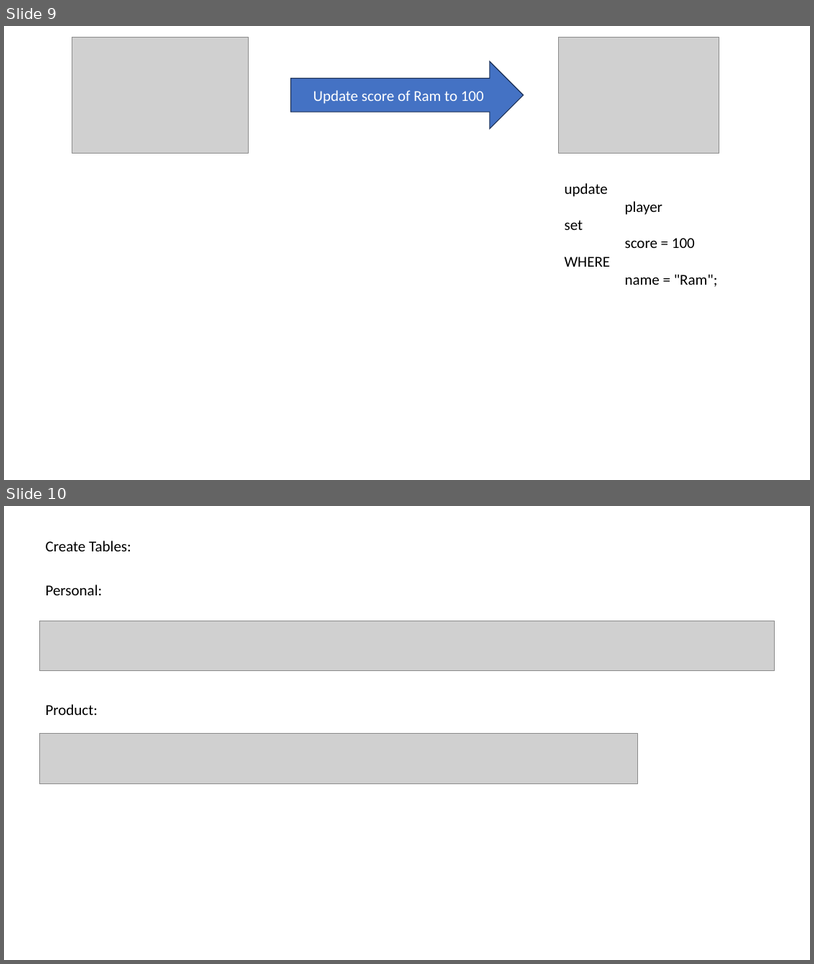
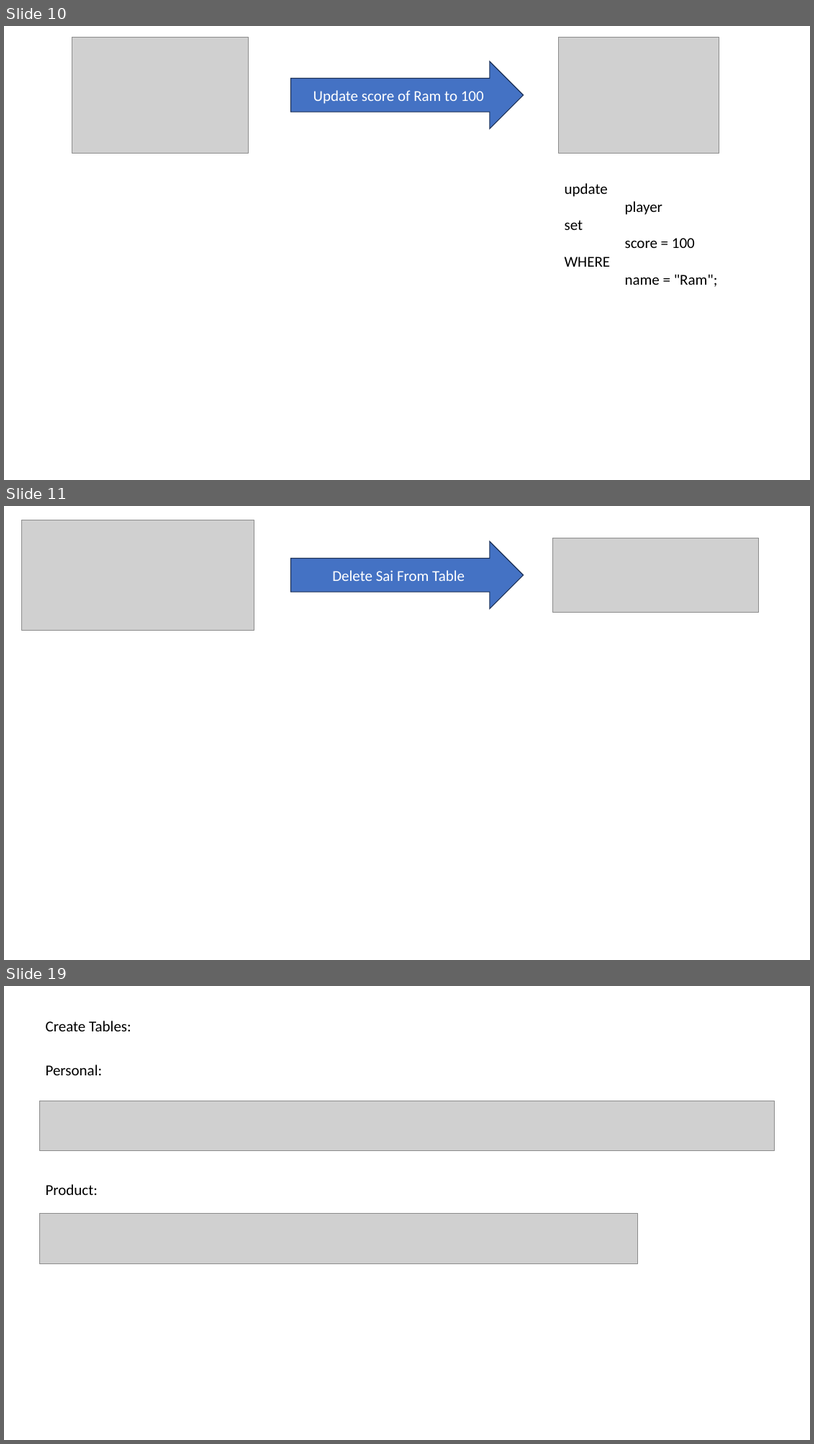
Before and after one commit to venkatyashwanth/mysql_notes, a slide deck: SQL.pptx. Shown one above the other, each under a label of ours: slides 9 and 10 before the commit, slides 10, 11 and 19 after it; the slides between them are not shown. The pictures are 814x964 and 814x1444 pixels, drawn with LibreOffice and Linux fonts; fonts in the diff are those of the drawing; grey boxes stand for pictures. Boxes give left, top, right and bottom in pixels: in the first picture for what was removed or moved away, otherwise in the second. Text is boxed around its words. In the diff, an @@ line names an element or a change of style, - is before the commit and + after.

```diff
--- a/SQL.pptx
+++ b/SQL.pptx
@@ slide 11 added at (4,506,810,960), background #FFFFFF @@
@@ picture added at (21,520,255,630) @@
@@ right arrow added at (291,541,524,608), fill #4472C4, outline #1E3256 1 pt, 18 pt, text #FFFFFF @@
+Delete Sai From Table
@@ picture added at (553,538,759,613) @@
@@ what was slide 9 is now slide 10 @@
@@ what was slide 10 is now slide 19 @@
```
Also in this commit, not shown: 1 slide changed, 8 other slides added, 1 other file.
